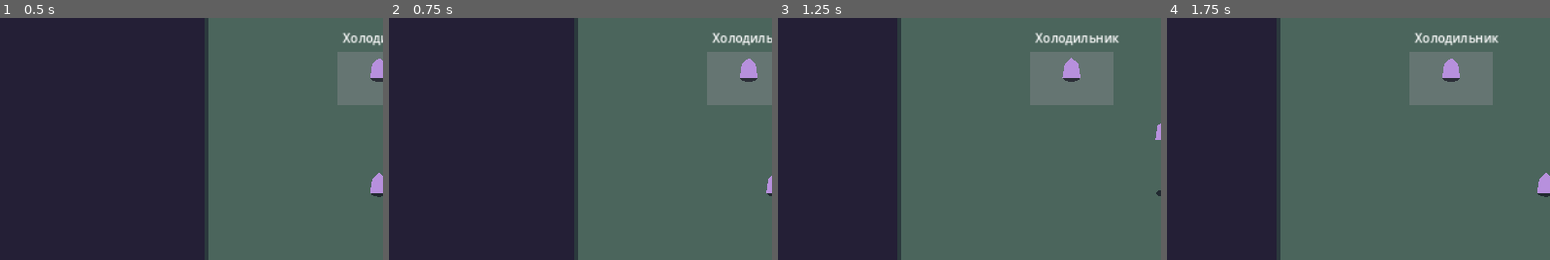
Above: before the commit, frames 1-4 (left to right).
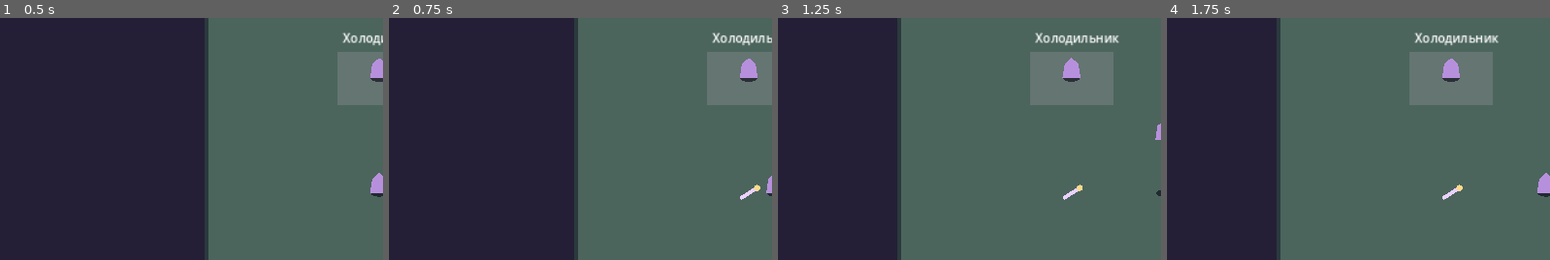
Above: after the commit, the same moments.

Repository: 0ri-space-cat/luna-dev-mode
Game: Godot game, scene res://scenes/skeleton/adventure.tscn
Same seed, same stepped clock (60 frames per second), same inputs: the game is played once before the commit and once after it.
Inputs (mouse positions are % of the whole screen's width and height, from its top left):
- Up to frame 1 (0.5 s): no input
- Up to frame 2 (0.75 s): tap Enter at 0.5 s; move the mouse to (72, 45) at 0.52 s; hold Right (ui_right) from 0.53 s (still down); hold G from 0.53 s (still down); click (72, 45) at 0.67 s
- Up to frame 3 (1.25 s): keep holding Right (ui_right); keep holding G; tap Space at 0.77 s; tap F at 0.8 s
- Up to frame 4 (1.75 s): release Right (ui_right) at 1.25 s; release G at 1.25 s; drag from (29, 55) to (44, 70) at 1.27 s
The pictures show only the part of the screen within x 0-50%, y 14-64%; the shares and areas given below are measured in that part.

Frame 1 is identical in both runs. In frame 2, 0.1% of the frame differs, in the area x 91-97%, y 68-76%; in frame 3, 0.1%; in frame 4, 0.1%.

Commit message:
Integrate physical two-wand underside passage and small W8 refuge

Diff:
--- a/game/scripts/skeleton/start_island.gd
+++ b/game/scripts/skeleton/start_island.gd
@@ -96,6 +96,7 @@
 const LAKE_INTERVAL := 5.0
 const LAKE_STONE_ID := "W6_SHORE_STONE"
 const Crystal = preload("res://scripts/skeleton/crystal_observation_layout.gd")
+const W8 = preload("res://scripts/skeleton/underside_refuge_layout.gd")
 const Gaze = preload("res://scripts/runtime2d/observer_query_2d.gd")
 const Solidity = preload("res://scripts/runtime2d/observation_body_2d.gd")
 const Tunnel = preload("res://scripts/skeleton/waterfall_tunnel_layout.gd")
@@ -218,6 +219,8 @@
 var _bubble_started := false
 var crystal_observer := Gaze.new()
 var _crystal_door: StaticBody2D
+var _w8_wall: StaticBody2D
+var _w8_open := false
 var _crystal_door_solid := false
 var _alchemy_light: PointLight2D
 var _coast_tide: WaterVolume
@@ -248,6 +251,10 @@
 
 
 func _entity_location(point: Vector2) -> String:
+	if observation_fixture:
+		var underside_address := W8.address(point)
+		if not underside_address.is_empty():
+			return underside_address
 	if observation_fixture and (ShellCollection.COVE.has_point(point) or ShellCollection.PATH.has_point(point)):
 		return Coast.LOCATION_ID
 	if observation_fixture and FairyBranch.ROOM.has_point(point):
@@ -462,6 +469,7 @@
 		ground.append_array(QuietRegions.decks())
 		ground.append_array([RuneRoom.KEY_PATH, RuneRoom.KEY_ROOM, FairyBranch.ROOM])
 		ground.append_array(ShellCollection.DECKS)
+		ground.append_array([W8.APPROACH, W8.LANDING, W8.ROOM])
 		ground.append_array(Valley.DECKS + Coast.DECKS + MiaLab.DECKS + Tunnel.DECKS + Crystal.DECKS + [CoastExtra.LANDING] + City.DECKS + Mountain.GROUND + Edge.GROUND)
 		_water_volumes.append(WaterVolume.new(ForestBank.RIVER, -110.0, 0.0, Vector2(12, 0), 1.3))
 	if ancient_console_enabled:
@@ -540,6 +548,7 @@
 		_spawn_observation_fixture()
 		_setup_alchemy()
 		_setup_crystal_observation()
+		_setup_w8()
 		if ecology_fixture:
 			_spawn_mirror_snail()
 		_spawn_lake_stone()
@@ -578,6 +587,92 @@
 	_crystal_door.add_child(collider)
 	add_child(_crystal_door)
 	_sync_crystal_observation()
+
+
+func _setup_w8() -> void:
+	_w8_wall = StaticBody2D.new()
+	_w8_wall.collision_mask = 0
+	_w8_wall.disable_mode = CollisionObject2D.DISABLE_MODE_KEEP_ACTIVE
+	var bounds: Rect2 = W8.SEAM["bounds"]
+	_w8_wall.position = bounds.get_center()
+	var collider := CollisionShape2D.new()
+	var shape := RectangleShape2D.new()
+	shape.size = bounds.size
+	collider.shape = shape
+	_w8_wall.add_child(collider)
+	add_child(_w8_wall)
+	_set_w8_open(false)
+
+
+func _set_w8_open(open: bool) -> void:
+	if not is_instance_valid(_w8_wall):
+		return
+	_w8_open = open
+	if open:
+		if not _surfaces.has(W8.BRIDGE):
+			_surfaces.append(W8.BRIDGE)
+		_walls.erase(W8.SEAM)
+		_w8_wall.collision_layer = 0
+	else:
+		_surfaces.erase(W8.BRIDGE)
+		if not _walls.has(W8.SEAM):
+			_walls.append(W8.SEAM)
+		_w8_wall.collision_layer = int(W8.SEAM["layer"])
+	queue_redraw()
+
+
+func _sync_w8() -> void:
+	if not observation_fixture or not is_instance_valid(_w8_wall):
+		return
+	var outside := wand_pair.outside_all_on_plane(actor.position)
+	# When a field returns while a body overlaps the seam, do not crush it.
+	# The bridge itself still follows the field immediately.
+	if not outside:
+		_surfaces.erase(W8.BRIDGE)
+		var bounds: Rect2 = W8.SEAM["bounds"]
+		for id in entities.list_ids():
+			var body := entities.get_entity(id) as EntityBody
+			if body != null and body.motion.elevation < float(W8.SEAM["height"]) and bounds.grow(body.foot_radius()).has_point(body.position):
+				_w8_open = false
+				_walls.erase(W8.SEAM)
+				_w8_wall.collision_layer = 0
+				queue_redraw()
+				return
+	if outside != _w8_open or (not outside and not _walls.has(W8.SEAM)):
+		_set_w8_open(outside)
+
+
+func _w8_action() -> String:
+	if not observation_fixture or not actor.motion.grounded or actor.is_attached() or actor.has_passenger():
+		return ""
+	if W8.ROOM.has_point(actor.position):
+		if _within_reach(W8.NOTE):
+			return "Рассмотреть старую запись"
+		if _within_reach(W8.ENTRY):
+			return "Выйти из малого убежища"
+	elif _w8_open and W8.LANDING.has_point(actor.position) and _within_reach(W8.FAR):
+		return "Войти в малое убежище"
+	return ""
+
+
+func _interact_w8() -> bool:
+	match _w8_action():
+		"Войти в малое убежище":
+			if not _ordinary_arrival_is_safe(W8.REFUGE, W8.ENTRY):
+				return false
+			_move_home_travelers(W8.ENTRY, W8.REFUGE)
+		"Выйти из малого убежища":
+			# If the field has been restored, the same return has a safe shore.
+			var point := W8.FAR if wand_pair.outside_all_on_plane(W8.FAR) else W8.NEAR
+			if not _ordinary_arrival_is_safe(W8.PASSAGE, point):
+				return false
+			_move_home_travelers(point, W8.PASSAGE)
+		"Рассмотреть старую запись":
+			$Interface/SaveNotice.text = "Два рисунка одного камня: один цельный, у другого линии продолжаются за краем. Кто-то долго сравнивал их."
+		_:
+			return false
+	_sync_w8()
+	return true
 
 
 func set_luna_eyes(open: bool) -> void:
@@ -4095,6 +4190,7 @@
 	if not actor.direction.is_zero_approx():
 		crystal_observer.facing = actor.direction.normalized()
 	_sync_crystal_observation()
+	_sync_w8()
 	if not is_instance_valid(_debug_editor):
 		world_clock.advance(delta)
 		donut_refill = maxf(0.0, donut_refill - delta)
@@ -4342,6 +4438,9 @@
 
 
 func _nearby_action() -> String:
+	var w8_action := _w8_action()
+	if not w8_action.is_empty():
+		return w8_action
 	var fairy_door := _fairy_door_action()
 	if not fairy_door.is_empty():
 		return fairy_door
@@ -4495,6 +4594,8 @@
 func interact() -> bool:
 	if not (actor as EntityBody).accepts_player_input() or is_instance_valid(_debug_editor):
 		return false
+	if not _w8_action().is_empty():
+		return _interact_w8()
 	if _ghost_action():
 		return ghost_ride_requested.call()
 	if not _edge_action().is_empty():
@@ -4642,6 +4743,20 @@
 	return true
 
 
+func drop_held_wand() -> bool:
+	if not observation_fixture or not (actor as EntityBody).accepts_player_input() or is_instance_valid(_debug_editor) or actor.is_attached() or not actor.motion.grounded or not is_zero_approx(actor.motion.elevation):
+		return false
+	# Dropping on a conditional span would remove its own source of support.
+	if not can_return_traveler(actor.position, 0.0) or not actor._is_dry(actor.position, 0.0):
+		return false
+	if not wand_pair.drop_held(actor.position, _entity_location(actor.position)):
+		return false
+	_wand_hold = 0.0
+	_sync_w8()
+	queue_redraw()
+	return true
+
+
 func _can_hack_second_wand() -> bool:
 	return access.wand_mode == AccessState.PLAYFUL and (actor as EntityBody).accepts_player_input() \
 		and actor.motion.grounded and not is_instance_valid(_debug_editor) \
@@ -4828,7 +4943,8 @@
 				_toggle_debug_editor()
 				get_viewport().set_input_as_handled()
 		KEY_G:
-			exchange_nearby_wand()
+			if exchange_nearby_wand() or drop_held_wand():
+				get_viewport().set_input_as_handled()
 		KEY_ENTER:
 			if not is_instance_valid(_debug_editor):
 				if _active_city_tool == "tamagotchi" and _open_tamagotchi():
@@ -5220,7 +5336,7 @@
 	var wand_data: Variant = data.get("wand_pair", {"held": legacy_held, "retained": WandPair.ORIGINAL, "duplicate": {}})
 	if not pair.restore(next_projection, wand_data):
 		return false
-	if pair.duplicate != null and (not _valid_ground_wand(pair.original) or not _valid_ground_wand(pair.duplicate)):
+	if (observation_fixture and not _valid_ground_wand(pair.original)) or (pair.duplicate != null and (not _valid_ground_wand(pair.original) or not _valid_ground_wand(pair.duplicate))):
 		return false
 	if typeof(refill) not in [TYPE_INT, TYPE_FLOAT] or not is_finite(float(refill)) \
 			or float(refill) < 0.0 or float(refill) > DONUT_REFILL_SECONDS:
@@ -5485,6 +5601,18 @@
 	# A saved conditional contact is re-evaluated with the restored observer.
 	# Temporarily permit the physical span and open doorway for candidate validation.
 	var previous_door := _crystal_door_solid
+	var previous_w8_open := _w8_open
+	var previous_w8_wall := _walls.has(W8.SEAM)
+	if observation_fixture:
+		var saved_point := Vector2.INF
+		for entry in candidate["entities"]:
+			if entry is Dictionary and entry.get("id") == ENTITY_ID:
+				var raw: Variant = entry.get("position")
+				if raw is Array and raw.size() == 2 and typeof(raw[0]) in [TYPE_INT, TYPE_FLOAT] and typeof(raw[1]) in [TYPE_INT, TYPE_FLOAT]:
+					saved_point = Vector2(float(raw[0]), float(raw[1]))
+		if not saved_point.is_finite():
+			return false
+		_set_w8_open(pair.outside_all_on_plane(saved_point))
 	var previous_bridge := _surfaces.has(Crystal.BRIDGE)
 	var previous_coast_bridge := _surfaces.has(CoastExtra.BRIDGE)
 	var previous_edge_surfaces: Array[Dictionary] = []
@@ -5514,6 +5642,10 @@
 		_ice_duration.restore(previous_ice)
 		_set_plank_surface(previous_plank)
 		if observation_fixture:
+			_set_w8_open(previous_w8_open)
+			if not previous_w8_wall:
+				_walls.erase(W8.SEAM)
+				_w8_wall.collision_layer = 0
 			_set_crystal_door(previous_door)
 			if not previous_bridge:
 				_surfaces.erase(Crystal.BRIDGE)
@@ -5609,6 +5741,7 @@
 	wand_pair = pair
 	projection = wand_pair.active()
 	_wand_hold = 0.0
+	_sync_w8()
 	queue_redraw()
 	coast_house_phase = int(next_house_phase)
 	_alchemy_glow.restore(next_glow.remaining)
@@ -5948,6 +6081,7 @@
 		MiaLab.draw_on(self)
 		Tunnel.draw_on(self)
 		Crystal.draw_on(self, _crystal_door_solid)
+		W8.draw_on(self, _w8_open)
 		CoastExtra.draw_on(self)
 		Lake.draw_shallow_on(self)
 		Coast.draw_on(self, coast_house_phase, world_clock.phase(), Coast.tide_height(world_clock.minute_of_day()))
--- /dev/null
+++ b/game/scripts/skeleton/underside_refuge_layout.gd
@@ -0,0 +1,33 @@
+extends RefCounted
+## W8 temporary physical graybox; no production art or final map.
+const PASSAGE := "ET_CRYSTAL_UNDERSIDE_PASSAGE"
+const REFUGE := "ET_UNDERSIDE_REFUGE_01"
+const BRIDGE_ID := "BRIDGE_UNDERSIDE_A"
+const DOOR_ID := "DOOR_UNDERSIDE_REFUGE"
+const APPROACH := Rect2(3040, 480, 90, 125)
+const BRIDGE := {"bounds": Rect2(3040, 580, 90, 110), "height": 0.0, "safe": false, "feature_id": BRIDGE_ID}
+const LANDING := Rect2(3030, 665, 120, 85)
+const SEAM := {"bounds": Rect2(3036, 563, 98, 12), "height": 128.0, "layer": 16, "feature_id": DOOR_ID}
+const ROOM := Rect2(4060, 555, 190, 145)
+const NEAR := Vector2(3085, 540)
+const FAR := Vector2(3085, 713)
+const ENTRY := Vector2(4100, 655)
+const NOTE := Vector2(4200, 610)
+
+
+static func address(point: Vector2) -> String:
+	if ROOM.has_point(point):
+		return REFUGE
+	if APPROACH.has_point(point) or LANDING.has_point(point) or BRIDGE["bounds"].has_point(point):
+		return PASSAGE
+	return ""
+
+
+static func draw_on(canvas: Node2D, outside: bool) -> void:
+	# Plain structural outlines, never imported art. Do not label hidden content
+	# on the ordinary side of the seam.
+	if outside:
+		canvas.draw_rect(BRIDGE["bounds"], Color("527c9d"))
+		canvas.draw_line(Vector2(3085, 563), Vector2(3085, 687), Color("9ccef0"), 2.0)
+		canvas.draw_rect(Rect2(FAR - Vector2(11, 16), Vector2(22, 30)), Color("9ccef0"), false, 2.0)
+	canvas.draw_rect(Rect2(NOTE - Vector2(18, 12), Vector2(36, 24)), Color("bdb0a5"))
--- a/game/scripts/skeleton/wand_pair_2d.gd
+++ b/game/scripts/skeleton/wand_pair_2d.gd
@@ -49,6 +49,24 @@
 	return false
 
 
+func drop_held(point: Vector2, location: String) -> bool:
+	if held.is_empty() or not point.is_finite() or location.is_empty():
+		return false
+	if not active().drop_at(point, location):
+		return false
+	held = ""
+	return true
+
+
+func outside_all_on_plane(point: Vector2) -> bool:
+	# Continuous graybox geography shares physical coordinates across adjacent
+	# logical location labels. A border alone cannot cancel a nearby field.
+	for field in [original, duplicate]:
+		if field != null and (field.carried or point.distance_to(field.ground_position) <= field.radius):
+			return false
+	return true
+
+
 func snapshot() -> Dictionary:
 	return {"held": held, "retained": retained,
 		"duplicate": {} if duplicate == null else duplicate.snapshot()}
--- a/game/tests/test_skeleton_proto_refuge.gd
+++ b/game/tests/test_skeleton_proto_refuge.gd
@@ -58,6 +58,49 @@
 	assert(await _walk_to(home, Vector2(2930, -2)))
 	assert(await _walk_to(home, Vector2(2930, 320)))
 	assert(home.actor.recoveries == 0)
+	# W8 is separate from Q22 and cannot be opened by camera or personal gaze.
+	assert(Island.W8.REFUGE not in home._ordinary_public_addresses())
+	_place(home, Vector2(2785, 415))
+	assert(home.drop_held_wand() and home.wand_pair.held.is_empty())
+	# One nearby second field is sufficient to keep the ordinary seam solid.
+	assert(home.wand_pair.original.pick_up_from(home.actor.position, 54.0, home._entity_location(home.actor.position)))
+	home.wand_pair.held = home.WandPair.ORIGINAL
+	assert(home.wand_pair.duplicate_in_water(Island.W8.NEAR, Island.W8.PASSAGE))
+	assert(home.drop_held_wand())
+	assert(await _walk_to(home, Vector2(3085, 415)))
+	assert(await _walk_to(home, Island.W8.NEAR))
+	assert(not home._w8_open and not home._surfaces.has(Island.W8.BRIDGE))
+	assert(home.exchange_nearby_wand() and home.wand_pair.held == home.WandPair.DUPLICATE)
+	assert(await _walk_to(home, Vector2(3085, 415)))
+	assert(await _walk_to(home, Vector2(2840, 415)))
+	assert(home.drop_held_wand())
+	assert(await _walk_to(home, Vector2(3085, 415)))
+	assert(await _walk_to(home, Island.W8.NEAR))
+	# Still inside the field of the nearer dropped wand at y=540.
+	assert(not home._w8_open)
+	assert(await _walk_to(home, Vector2(3085, 550)))
+	# Move the second wand back farther west to make a genuine two-field crossing.
+	assert(await _walk_to(home, Vector2(3085, 415)))
+	assert(await _walk_to(home, Vector2(2840, 415)))
+	assert(home.exchange_nearby_wand())
+	assert(await _walk_to(home, Vector2(2785, 400)))
+	assert(home.drop_held_wand())
+	assert(await _walk_to(home, Vector2(3085, 415)))
+	assert(await _walk_to(home, Vector2(3085, 550)))
+	assert(home._w8_open, "Both fields clear at %s" % home.actor.position)
+	assert(await _walk_to(home, Island.W8.FAR))
+	assert(home.interact() and home.actor.location_id == Island.W8.REFUGE)
+	assert(await _walk_to(home, Island.W8.NOTE))
+	assert(home.interact() and not home.get_node("Interface/SaveNotice").text.contains("META_WHITE_VOID"))
+	assert(home.apply_snapshot(JSON.parse_string(JSON.stringify(home.make_snapshot()))))
+	assert(home.actor.location_id == Island.W8.REFUGE and home.wand_pair.held.is_empty())
+	assert(await _walk_to(home, Island.W8.ENTRY))
+	assert(home.interact() and home.actor.location_id == Island.W8.PASSAGE)
+	assert(await _walk_to(home, Vector2(3085, 550)))
+	assert(await _walk_to(home, Vector2(3085, 415)))
+	assert(await _walk_to(home, Vector2(2810, 415)))
+	assert(home.exchange_nearby_wand())
+	assert(not home.wand_pair.held.is_empty())
 	game.queue_free()
 	await process_frame
 	print("Relocated Q22: physical waterfall approach, camera span, old save and return passed")
Not shown, changed: docs/manual/00_LUNA_PRODUCTION_MANUAL.md
